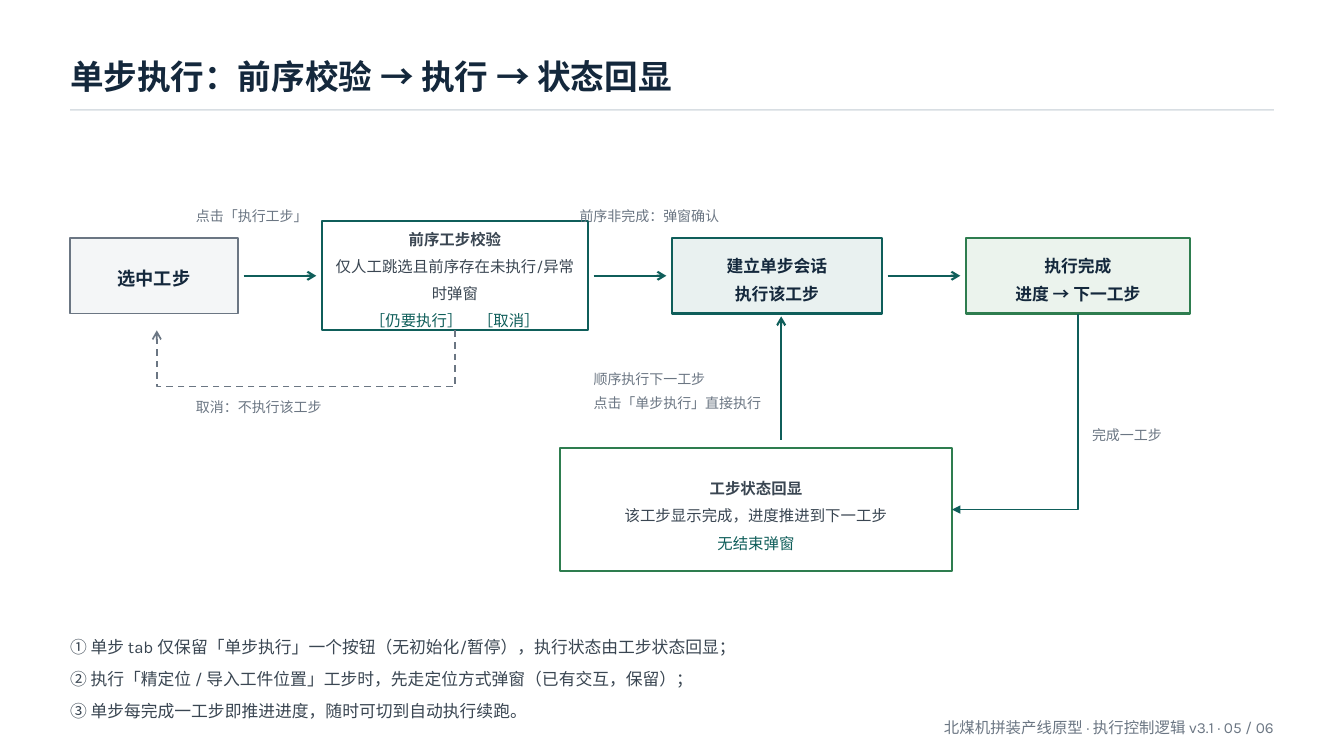
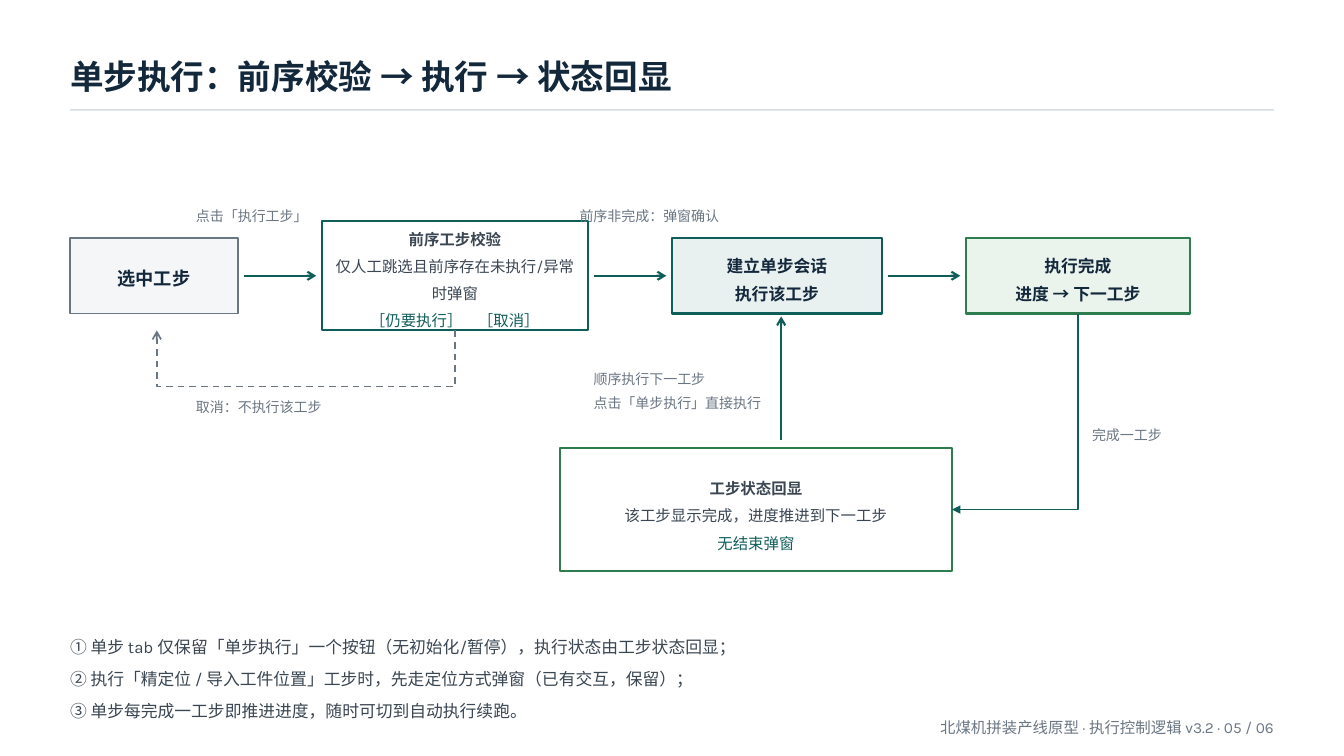
Before and after one commit to chenghe12581-ops/beimei-assembly-line-demo, a slide deck: slide 5 of docs/generated/execution-control-flow/执行按钮逻辑流程图.pptx. Drawn at 1344x756 pixels with LibreOffice and Linux fonts; fonts in the diff are those of the drawing. Boxes give left, top, right and bottom in pixels: in the first picture for what was removed or moved away, otherwise in the second. Text is boxed around its words. In the diff, an @@ line names an element or a change of style, - is before the commit and + after.

Commit message:
docs(执行控制): 流程图PPT升级v3.2，补充过程演示动画说明并修正停止按钮表述

```diff
--- a/docs/generated/execution-control-flow/执行按钮逻辑流程图.pptx
+++ b/docs/generated/execution-control-flow/执行按钮逻辑流程图.pptx
@@ text at bbox=[940, 720, 1274, 734]: text changed @@
-北煤机拼装产线原型 · 执行控制逻辑 v3.1 · 05 / 06
+北煤机拼装产线原型 · 执行控制逻辑 v3.2 · 05 / 06
```
Also in this commit, not shown: 5 other slides changed.
